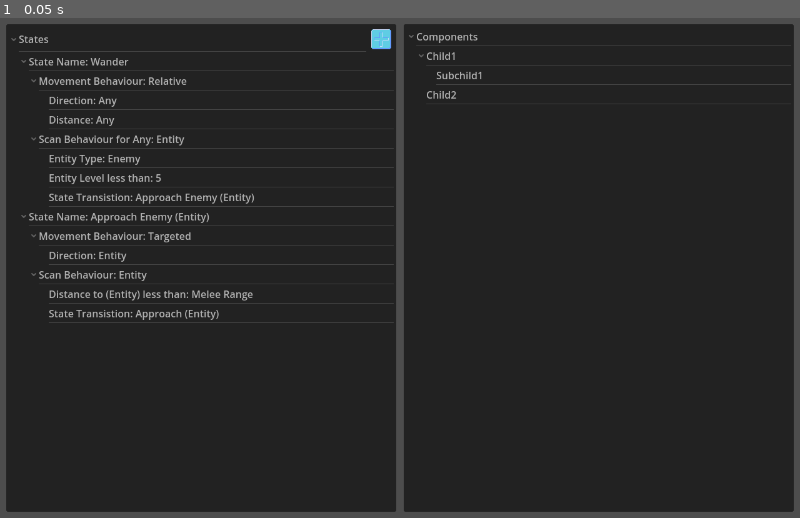
Above: before the commit, frame 1.
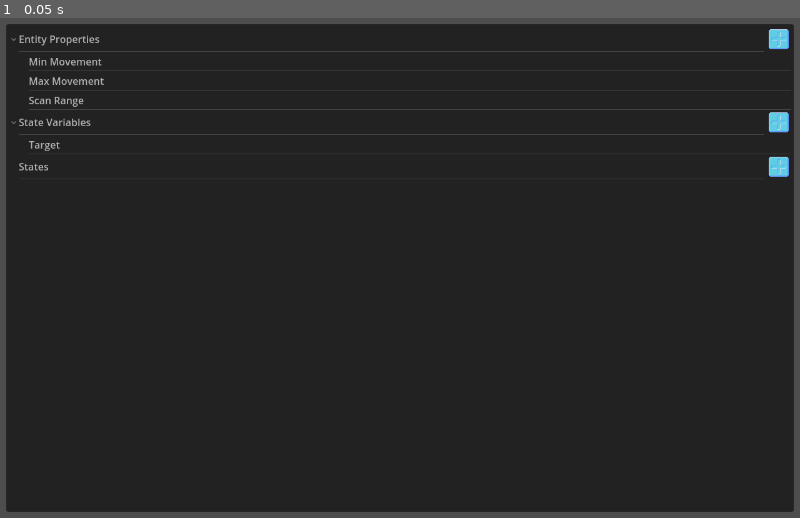
Above: after the commit, the same moment.

Repository: MichaelReel/GuiBotCoder
Game: Godot game, scene res://gui/code_gui.tscn
Same seed, same stepped clock (60 frames per second), same inputs: the game is played once before the commit and once after it. The project has no main scene, so this scene is started directly.
Inputs:
- Up to frame 1 (0.05 s): no input

The runs differ from the first frame. In frame 1, 4.6% of the frame differs, in the area x 1-99%, y 1-99%.

Commit message:
Restarting the sample based on readme sample

Diff:
--- a/gui/code_gui.tscn
+++ b/gui/code_gui.tscn
@@ -1,7 +1,6 @@
-[gd_scene load_steps=4 format=3 uid="uid://11rbq5xwc1uy"]
+[gd_scene load_steps=3 format=3 uid="uid://11rbq5xwc1uy"]
 
-[ext_resource type="Script" path="res://gui/instruction_builder.gd" id="1_1bwlm"]
-[ext_resource type="Script" path="res://gui/component_library.gd" id="1_6e74f"]
+[ext_resource type="Script" path="res://gui/instruction_gui.gd" id="1_1bwlm"]
 [ext_resource type="Texture2D" uid="uid://bj12mnpcvqk81" path="res://assets/buttons/add_button.png" id="2_5jap7"]
 
 [node name="Control" type="MarginContainer"]
@@ -35,17 +34,4 @@
 script = ExtResource("1_1bwlm")
 plus_button_texture2d = ExtResource("2_5jap7")
 
-[node name="RightScrollContainer" type="ScrollContainer" parent="HBoxContainer"]
-layout_mode = 2
-size_flags_horizontal = 3
-
-[node name="ComponentPanel" type="PanelContainer" parent="HBoxContainer/RightScrollContainer"]
-layout_mode = 2
-size_flags_horizontal = 3
-size_flags_vertical = 3
-
-[node name="Tree" type="Tree" parent="HBoxContainer/RightScrollContainer/ComponentPanel"]
-layout_mode = 2
-script = ExtResource("1_6e74f")
-
 [connection signal="button_clicked" from="HBoxContainer/LeftScrollContainer/CodePanel/Tree" to="HBoxContainer/LeftScrollContainer/CodePanel/Tree" method="_on_button_clicked"]
--- a/gui/component_library.gd
+++ /dev/null
@@ -1,14 +0,0 @@
-extends Tree
-
-
-# Called when the node enters the scene tree for the first time.
-func _ready():
-	var root = self.create_item()
-	root.set_text(0, "Components")
-	#self.hide_root = true
-	var child1 = self.create_item(root)
-	child1.set_text(0, "Child1")
-	var child2 = self.create_item(root)
-	child2.set_text(0, "Child2")
-	var subchild1 = self.create_item(child1)
-	subchild1.set_text(0, "Subchild1")
--- a/gui/instruction_builder.gd
+++ /dev/null
@@ -1,78 +0,0 @@
-extends Tree
-
-@export var plus_button_texture2d: Texture2D
-
-const ADD_ID: int = 1
-
-var _states: TreeItem
-
-
-func _ready() -> void:
-	_generate_sample_rules()
-
-
-func _generate_sample_rules() -> void:
-	"""Spiking out how the interface could look"""
-	_states = create_item()
-	_states.set_text(0, "States")
-	_states.add_button(0, plus_button_texture2d, ADD_ID, false, "Add State")
-
-	_generate_wander_state(_states)
-	_generate_approach_entity_state(_states)
-
-func _generate_wander_state(states: TreeItem) -> void:
-	var wander_state: TreeItem = create_item(states)
-	wander_state.set_text(0, "State Name: Wander")
-
-	_generate_random_move_behaviour(wander_state)
-	_generate_enemy_scan_behaviour(wander_state)
-
-func _generate_random_move_behaviour(state: TreeItem) -> void:
-	var move: TreeItem = create_item(state)
-	move.set_text(0, "Movement Behaviour: Relative")
-	var direction: TreeItem = create_item(move)
-	var distance: TreeItem = create_item(move)
-	direction.set_text(0, "Direction: Any")
-	distance.set_text(0, "Distance: Any")
-
-
-func _generate_enemy_scan_behaviour(state: TreeItem) -> void:
-	var scan_behaviour: TreeItem = create_item(state)
-	scan_behaviour.set_text(0, "Scan Behaviour for Any: Entity")
-	_add_scan_modifier("Entity Type", "Enemy", scan_behaviour)
-	_add_scan_modifier("Entity Level less than", "5", scan_behaviour)
-	var result_state: TreeItem = create_item(scan_behaviour)
-	result_state.set_text(0, "State Transistion: Approach Enemy (Entity)")
-
-
-func _generate_approach_entity_state(states: TreeItem) -> void:
-	var approach_state: TreeItem = create_item(states)
-	approach_state.set_text(0, "State Name: Approach Enemy (Entity)")
-
-	_generate_target_move_behaviour(approach_state)
-	_generate_enemy_approach_scan_behaviour(approach_state)
-
-
-func _generate_target_move_behaviour(state: TreeItem) -> void:
-	var move: TreeItem = create_item(state)
-	move.set_text(0, "Movement Behaviour: Targeted")
-	var direction: TreeItem = create_item(move)
-	direction.set_text(0, "Direction: Entity")
-
-
-func _generate_enemy_approach_scan_behaviour(state: TreeItem) -> void:
-	var scan_behaviour: TreeItem = create_item(state)
-	scan_behaviour.set_text(0, "Scan Behaviour: Entity")
-	_add_scan_modifier("Distance to (Entity) less than", "Melee Range", scan_behaviour)
-	var result_state: TreeItem = create_item(scan_behaviour)
-	result_state.set_text(0, "State Transistion: Approach (Entity)")
-
-
-func _add_scan_modifier(mod_name: String, mod_value: String, scan: TreeItem) -> void:
-	var scan_mod: TreeItem = create_item(scan)
-	scan_mod.set_text(0, mod_name + ": " + mod_value)
-
-
-func _on_button_clicked(item: TreeItem, _column: int, id: int, _mouse_button_index: int) -> void:
-	if item == _states and id == ADD_ID:
-		print("add state")
--- /dev/null
+++ b/gui/instruction_gui.gd
@@ -0,0 +1,142 @@
+extends Tree
+
+@export var plus_button_texture2d: Texture2D
+
+const ADD_ID: int = 1
+const REMOVE_ID: int = 2
+
+var _root: TreeItem
+
+var _properties_gui: TreeItem
+var _variables_gui: TreeItem
+var _states_gui: TreeItem
+
+
+func _ready() -> void:
+	hide_root=true
+	_root = create_item()
+
+	_properties_gui = _setup_expected_properties_section(_root)
+	_variables_gui = _setup_variables_section(_root)
+	_states_gui = _setup_states(_root)
+
+	# TODO: Move all the config to loading from a file
+
+	# Add sample properties
+	_add_property(_properties_gui, "Min Movement")
+	_add_property(_properties_gui, "Max Movement")
+	_add_property(_properties_gui, "Scan Range")
+
+	# Add sample variables
+	_add_variable(_variables_gui, "Target")
+
+func _setup_expected_properties_section(root: TreeItem) -> TreeItem:
+	var properties: TreeItem = create_item(root)
+	properties.set_text(0, "Entity Properties")
+	properties.add_button(0, plus_button_texture2d, ADD_ID, false, "Add Property")
+
+	return properties
+
+
+func _setup_variables_section(root: TreeItem) -> TreeItem:
+	var variables: TreeItem = create_item(root)
+	variables.set_text(0, "State Variables")
+	variables.add_button(0, plus_button_texture2d, ADD_ID, false, "Add Variable")
+
+	return variables
+
+
+func _setup_states(root: TreeItem) -> TreeItem:
+	var states: TreeItem = create_item(root)
+	states.set_text(0, "States")
+	states.add_button(0, plus_button_texture2d, ADD_ID, false, "Add State")
+
+	return states
+
+
+func _add_property(properties: TreeItem, property_name: String) -> void:
+	var property: TreeItem = create_item(properties)
+	property.set_text(0, property_name)
+
+
+func _add_variable(variables: TreeItem, variable_name: String) -> void:
+	var variable: TreeItem = create_item(variables)
+	variable.set_text(0, variable_name)
+
+
+
+	#
+	#_generate_sample_rules()
+#
+#
+#func _generate_sample_rules() -> void:
+	#"""Spiking out how the interface could look"""
+	#_states = create_item()
+	#_states.set_text(0, "States")
+	#_states.add_button(0, plus_button_texture2d, ADD_ID, false, "Add State")
+	#
+	#_generate_wander_state(_states)
+	#_generate_approach_entity_state(_states)
+#
+#func _generate_wander_state(states: TreeItem) -> void:
+	#var wander_state: TreeItem = create_item(states)
+	#wander_state.set_text(0, "State Name: Wander")
+	#
+	#_generate_random_move_behaviour(wander_state)
+	#_generate_enemy_scan_behaviour(wander_state)
+#
+#func _generate_random_move_behaviour(state: TreeItem) -> void:
+	#var move: TreeItem = create_item(state)
+	#move.set_text(0, "Movement Behaviour: Relative")
+	#var direction: TreeItem = create_item(move)
+	#var distance: TreeItem = create_item(move)
+	#direction.set_text(0, "Direction: Any")
+	#distance.set_text(0, "Distance: Any")
+#
+#
+#func _generate_enemy_scan_behaviour(state: TreeItem) -> void:
+	#var scan_behaviour: TreeItem = create_item(state)
+	#scan_behaviour.set_text(0, "Scan Behaviour for Any: Entity")
+	#_add_scan_modifier("Entity Type", "Enemy", scan_behaviour)
+	#_add_scan_modifier("Entity Level less than", "5", scan_behaviour)
+	#var result_state: TreeItem = create_item(scan_behaviour)
+	#result_state.set_text(0, "State Transistion: Approach Enemy (Entity)")
+#
+#
+#func _generate_approach_entity_state(states: TreeItem) -> void:
+	#var approach_state: TreeItem = create_item(states)
+	#approach_state.set_text(0, "State Name: Approach Enemy (Entity)")
+	#
+	#_generate_target_move_behaviour(approach_state)
+	#_generate_enemy_approach_scan_behaviour(approach_state)
+#
+#
+#func _generate_target_move_behaviour(state: TreeItem) -> void:
+	#var move: TreeItem = create_item(state)
+	#move.set_text(0, "Movement Behaviour: Targeted")
+	#var direction: TreeItem = create_item(move)
+	#direction.set_text(0, "Direction: Entity")
+#
+#
+#func _generate_enemy_approach_scan_behaviour(state: TreeItem) -> void:
+	#var scan_behaviour: TreeItem = create_item(state)
+	#scan_behaviour.set_text(0, "Scan Behaviour: Entity")
+	#_add_scan_modifier("Distance to (Entity) less than", "Melee Range", scan_behaviour)
+	#var result_state: TreeItem = create_item(scan_behaviour)
+	#result_state.set_text(0, "State Transistion: Approach (Entity)")
+#
+#
+#func _add_scan_modifier(mod_name: String, mod_value: String, scan: TreeItem) -> void:
+	#var scan_mod: TreeItem = create_item(scan)
+	#scan_mod.set_text(0, mod_name + ": " + mod_value)
+
+
+func _on_button_clicked(item: TreeItem, _column: int, id: int, _mouse_button_index: int) -> void:
+	if id == ADD_ID:
+		match item:
+			_properties_gui:
+				print("add property")
+			_variables_gui:
+				print("add variable")
+			_states_gui:
+				print("add state")
